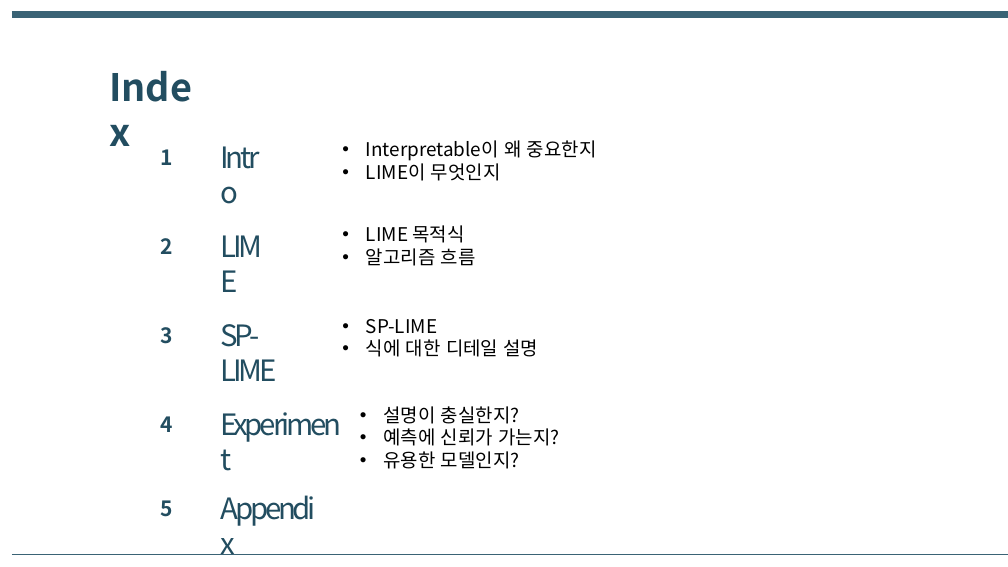
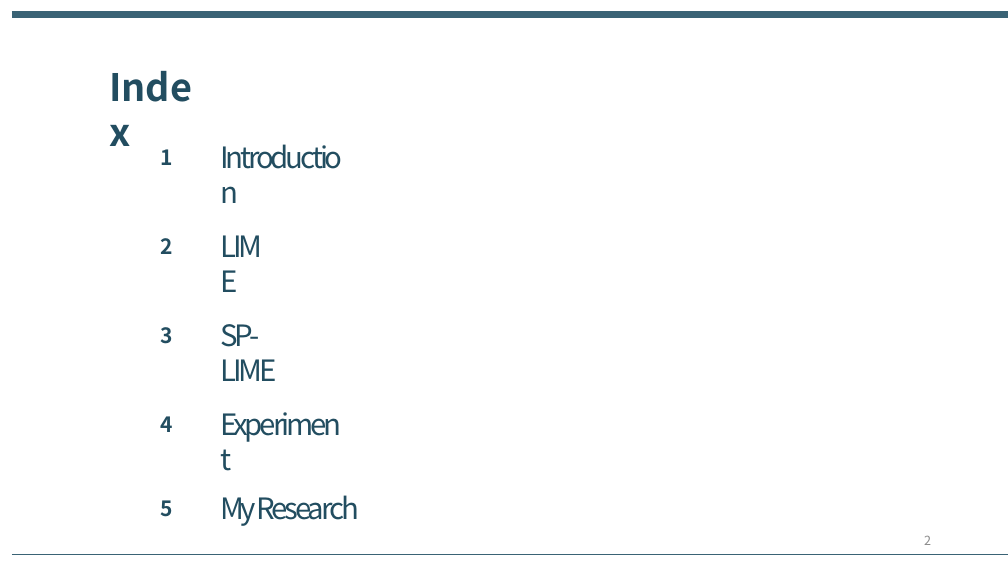
Before and after one commit to mosePark/TIL, a slide deck: slide 2 of lab-seminar/LIME/4월 9일 랩세미나 발표 자료.pptx. Drawn at 1008x567 pixels with LibreOffice and Linux fonts; fonts in the diff are those of the drawing. Boxes give left, top, right and bottom in pixels: in the first picture for what was removed or moved away, otherwise in the second. Text is boxed around its words. In the diff, an @@ line names an element or a change of style, - is before the commit and + after.

```diff
--- a/lab-seminar/LIME/4월 9일 랩세미나 발표 자료.pptx
+++ b/lab-seminar/LIME/4월 9일 랩세미나 발표 자료.pptx
@@ text at (x1=213, y1=135, x2=359, y2=178): text changed @@
-Intro
+Introduction
@@ text removed at (x1=366, y1=140, x2=597, y2=181) @@
-• Interpretable이 왜 중요한지
-• LIME이 무엇인지
@@ text removed at (x1=366, y1=225, x2=476, y2=266) @@
-• LIME 목적식
-• 알고리즘 흐름
@@ text removed at (x1=220, y1=324, x2=538, y2=357) @@
-• SP-LIME
-• 식에 대한 디테일 설명
@@ text removed at (x1=384, y1=406, x2=559, y2=469) @@
-• 설명이 충실한지?
-• 예측에 신뢰가 가는지?
-• 유용한 모델인지?
@@ text at (x1=220, y1=495, x2=359, y2=526): text changed @@
-Appendix
+My Research
@@ page number added at (x1=924, y1=536, x2=931, y2=545), 12 pt, text #8C8C8C @@
+2
```
Also in this commit, not shown: 19 other slides changed, 4 slides added, 1 other file.
